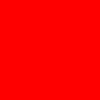
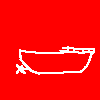
The second 100 × 100 image is a revision of the first. Changes to its layers:
painted on "MWS" over [16, 46, 95, 75]
